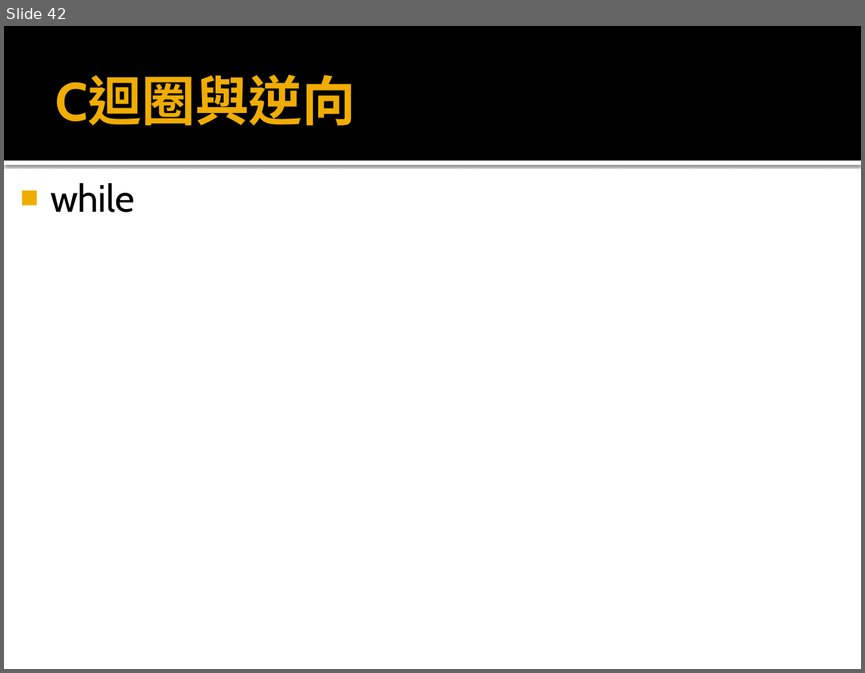
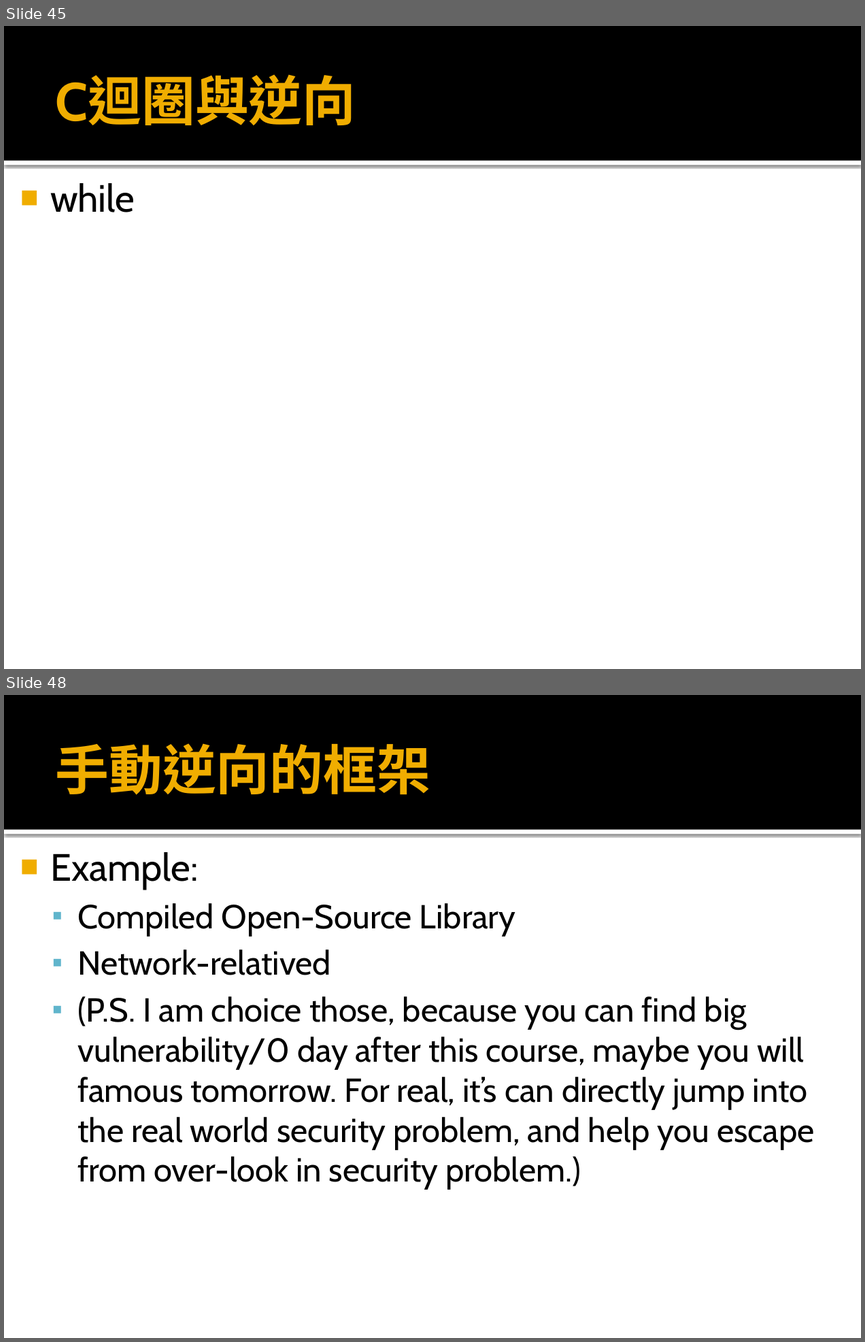
Before and after one commit to k1nm3nh4ck3r/OpenSecurityTrainingTaiwan, a slide deck: C編譯中的流程分析、逆向工程及在資訊安全中的應用.pptx. Shown one above the other, each under a label of ours: slide 42 before the commit, slides 45 and 48 after it; the slides between them are not shown. The pictures are 865x673 and 865x1342 pixels, drawn with LibreOffice and Linux fonts; fonts in the diff are those of the drawing. Boxes give left, top, right and bottom in pixels: in the first picture for what was removed or moved away, otherwise in the second. Text is boxed around its words. In the diff, an @@ line names an element or a change of style, - is before the commit and + after.

```diff
--- a/C編譯中的流程分析、逆向工程及在資訊安全中的應用.pptx
+++ b/C編譯中的流程分析、逆向工程及在資訊安全中的應用.pptx
@@ slide 48 added at [4,695,861,1338], background #FFFFFF; not listed: 2 template elements that a slide beside it also shows @@
@@ title added at [56,743,430,795], 45 pt, text #F0AD00, bold @@
+手動逆向的框架
@@ text added at [50,852,814,1189], 28 pt, text #000000 @@
+■ Example:
+  ▪ Compiled Open-Source Library
+  ▪ Network-relatived
+  ▪ (P.S. I am choice those, because you can find big vulnerability/0 day after this course, maybe you will famous tomorrow. For real, it’s can directly jump into the real world security problem, and help you escape from over-look in security problem.)
@@ what was slide 42 is now slide 45 @@
```
Also in this commit, not shown: 3 slides changed, 6 other slides added, 1 slide removed.
